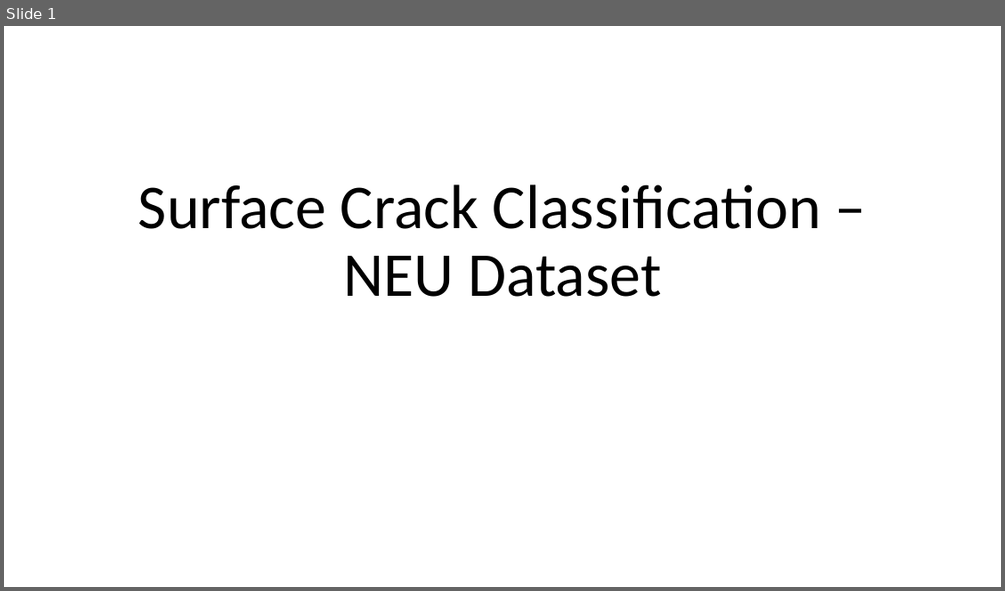
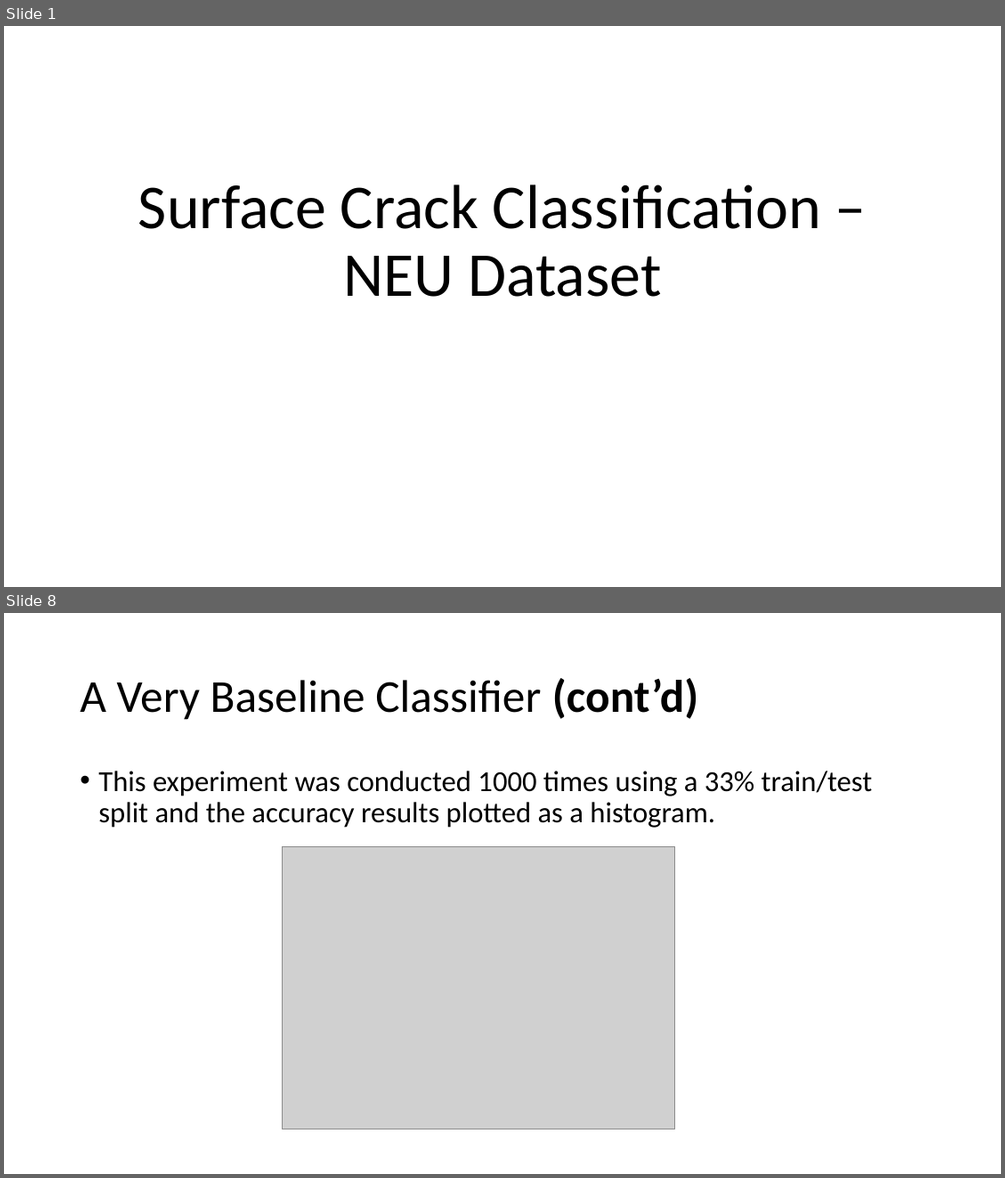
Before and after one commit to M-Matrona/IBM-Machine-Learning-Course, a slide deck: Course_5_Deep_Learning/Surface Crack Classification Project Overview.pptx. Shown one above the other, each under a label of ours: slide 1 before the commit, slides 1 and 8 after it; the slides between them are not shown. The pictures are 1005x591 and 1005x1178 pixels, drawn with LibreOffice and Linux fonts; fonts in the diff are those of the drawing; grey boxes stand for pictures. Boxes give left, top, right and bottom in pixels: in the first picture for what was removed or moved away, otherwise in the second. Text is boxed around its words. In the diff, an @@ line names an element or a change of style, - is before the commit and + after.

```diff
--- a/Course_5_Deep_Learning/Surface Crack Classification Project Overview.pptx
+++ b/Course_5_Deep_Learning/Surface Crack Classification Project Overview.pptx
@@ slide 8 added at (4, 613, 1001, 1174), background #FFFFFF @@
@@ title added at (80, 678, 698, 720), 44 pt, text #000000 @@
+A Very Baseline Classifier (cont’d)
@@ text added at (98, 771, 873, 827), 28 pt, text #000000 @@
+• This experiment was conducted 1000 times using a 33% train/test split and the accuracy results plotted as a histogram.
@@ picture added at (283, 846, 675, 1129) @@
```
Also in this commit, not shown: 17 other slides added, 1 slide removed, 16 other files.
